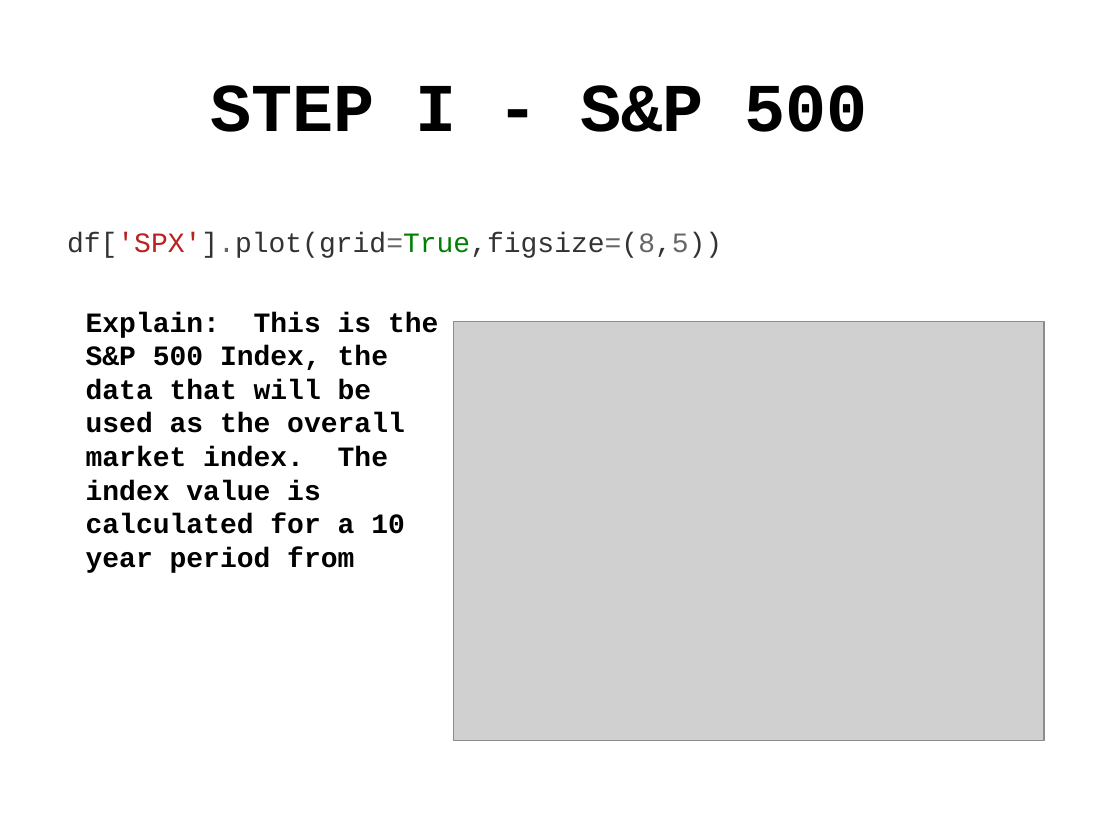
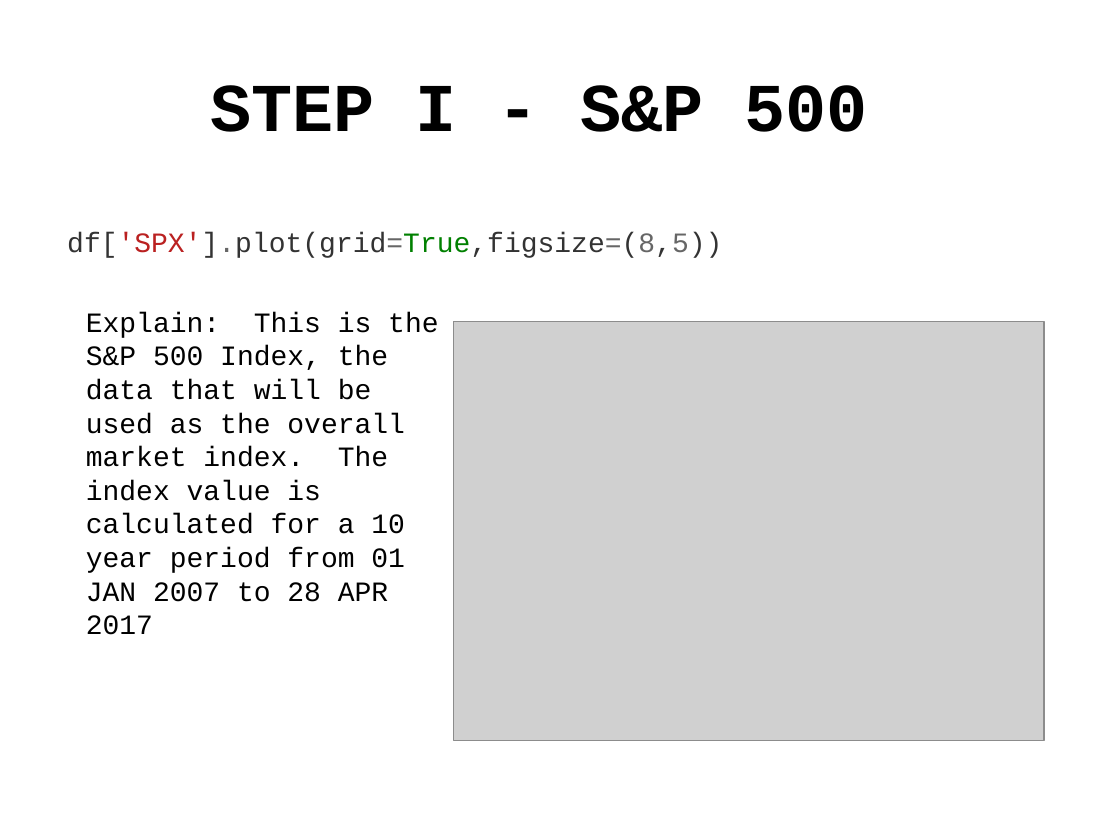
Before and after one commit to jgerarda/ALEXANDER_JASON_G, a slide deck: slide 9 of ALEXANDER_GA DS Final.pptx. Drawn at 1120x840 pixels with LibreOffice and Linux fonts; fonts in the diff are those of the drawing; grey boxes stand for pictures. Boxes give left, top, right and bottom in pixels: in the first picture for what was removed or moved away, otherwise in the second. Text is boxed around its words. In the diff, an @@ line names an element or a change of style, - is before the commit and + after.

```diff
--- a/ALEXANDER_GA DS Final.pptx
+++ b/ALEXANDER_GA DS Final.pptx
@@ text at bbox=[86, 312, 438, 635]: text changed; bold off @@
-Explain: This is the S&P 500 Index, the data that will be used as the overall market index. The index value is calculated for a 10 year period from
+Explain: This is the S&P 500 Index, the data that will be used as the overall market index. The index value is calculated for a 10 year period from 01 JAN 2007 to 28 APR 2017
```
Also in this commit, not shown: 8 other slides changed, 1 other file.
